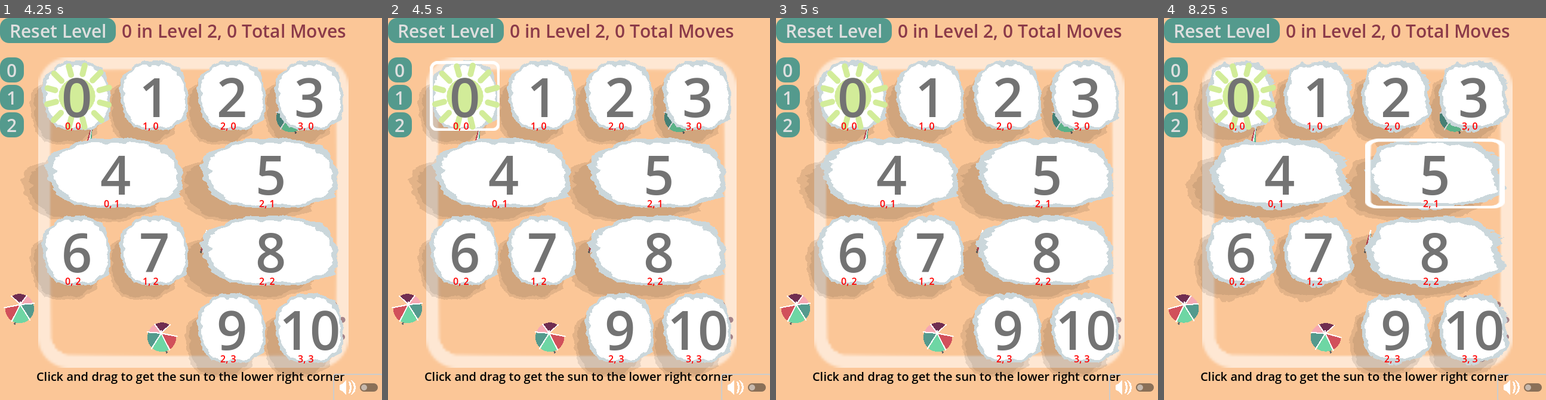
Above: before the commit, frames 1-4 (left to right).
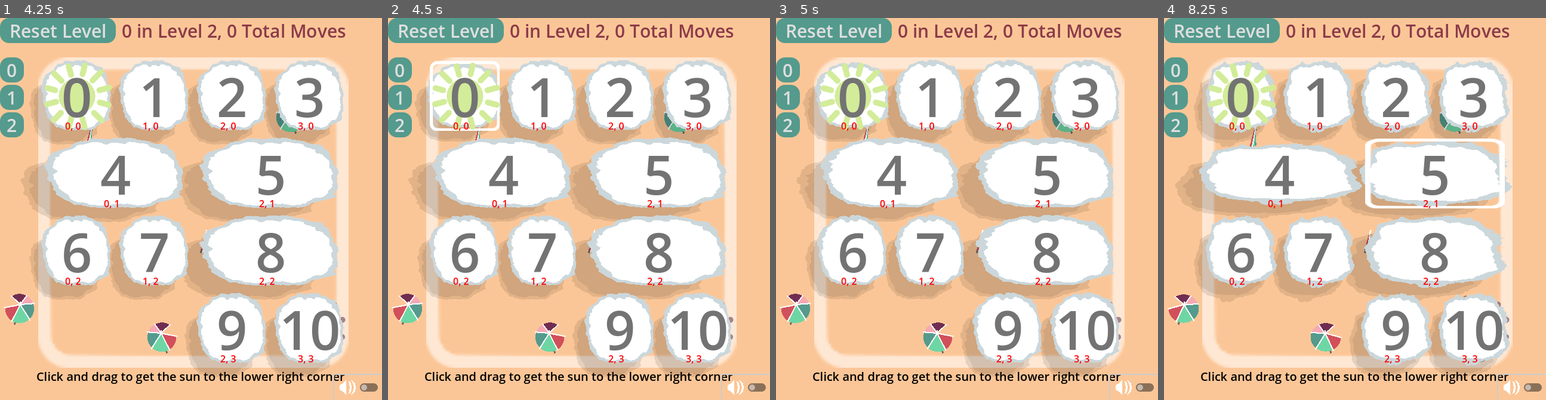
Above: after the commit, the same moments.

Repository: firelighted/comfyjam2026_slidingsun
Game: Godot game, scene res://scenes_scripts/main_2d.tscn
Two runs of this game, one before a commit and one after it. Both use one fixed random seed, a clock stepped at 60 frames per second and the inputs below. The engine's default icon, where the game draws it, is replaced by a stand-in: a white triangle on a blue panel in a dark square.
Inputs (mouse positions are in pixels of both pictures, inside the frame that each line leads up to):
- Up to frame 1 (4.25 s): click "0" at 0.5 s; click "1" at 1.25 s; click "2" at 2 s; click "Reset Level" at 2.75 s; click (359, 388) at 3.5 s
- Up to frame 2 (4.5 s): drag from (464, 94) to (621, 94) at 4.27 s
- Up to frame 3 (5 s): no input
- Up to frame 4 (8.25 s): drag from (1316, 94) to (1473, 94) at 5.02 s; move the mouse to (1397, 94) at 5.77 s; hold Right (ui_right) 5.78-6.5 s; click (1397, 94) at 5.92 s; drag from (1473, 94) to (1316, 94) at 6.52 s; drag from (1278, 174) to (1397, 94) at 7.27 s; drag from (1435, 174) to (1397, 94) at 8.02 s

Frame 1 is identical in both runs. In frame 2, 0.3% of the frame differs, in the area x 8-30%, y 10-33%; in frame 3, 0.4%; in frame 4, 2.9%, in the area x 4-92%, y 31-53%.

Commit message:
blippy trance bkgd music. animation on cloud move

Diff:
--- a/scenes_scripts/block.gd
+++ b/scenes_scripts/block.gd
@@ -92,8 +92,14 @@
 	$"../../../DEBUG_dragoffset".clear_points()
 	$"../../../DEBUG_dragoffset".add_point(get_global_mouse_position())
 	$"../../../DEBUG_dragoffset".add_point(global_position)
+	update_anim("selected")
 	just_selected.emit(self, block_id, grid_pos)
 
+func update_anim(animation, just_queue=false):
+	if just_queue:
+		$AnimationPlayer.queue(animation)
+	else:
+		$AnimationPlayer.play(animation)
 
 func end_drag(is_touch:bool=false):
 	var prev_pos = grid_pos
@@ -102,7 +108,11 @@
 
 	set_row_col_from_pos()
 	snap_to_position_from_row_col()
-
+	if prev_pos.x != grid_pos.x:
+		update_anim("impact_x")
+	else:
+		update_anim("impact_y")
+	update_anim("idle", true)
 	just_deselected.emit(self, prev_pos, grid_pos)
 
 func get_drag():
--- a/scenes_scripts/block.tscn
+++ b/scenes_scripts/block.tscn
@@ -49,6 +49,157 @@
 
 [sub_resource type="RectangleShape2D" id="RectangleShape2D_la4ts"]
 size = Vector2(130, 130)
+
+[sub_resource type="Animation" id="Animation_r03nd"]
+resource_name = "selected"
+length = 0.5
+loop_mode = 1
+step = 0.1
+tracks/0/type = "value"
+tracks/0/imported = false
+tracks/0/enabled = true
+tracks/0/path = NodePath("Clickable/base_texture:scale")
+tracks/0/interp = 1
+tracks/0/loop_wrap = true
+tracks/0/keys = {
+"times": PackedFloat32Array(0, 0.2, 0.4),
+"transitions": PackedFloat32Array(1, 1, 1),
+"update": 0,
+"values": [Vector2(1, 1), Vector2(1.1, 0.9), Vector2(0.9, 1.1)]
+}
+tracks/1/type = "value"
+tracks/1/imported = false
+tracks/1/enabled = true
+tracks/1/path = NodePath("Clickable/shadow:scale")
+tracks/1/interp = 1
+tracks/1/loop_wrap = true
+tracks/1/keys = {
+"times": PackedFloat32Array(0, 0.2, 0.4),
+"transitions": PackedFloat32Array(1, 1, 1),
+"update": 0,
+"values": [Vector2(1, 1), Vector2(1.1, 0.9), Vector2(0.9, 1.1)]
+}
+
+[sub_resource type="Animation" id="Animation_vibqv"]
+length = 0.001
+tracks/0/type = "value"
+tracks/0/imported = false
+tracks/0/enabled = true
+tracks/0/path = NodePath("Clickable/base_texture:scale")
+tracks/0/interp = 1
+tracks/0/loop_wrap = true
+tracks/0/keys = {
+"times": PackedFloat32Array(0),
+"transitions": PackedFloat32Array(1),
+"update": 0,
+"values": [Vector2(1, 1)]
+}
+tracks/1/type = "value"
+tracks/1/imported = false
+tracks/1/enabled = true
+tracks/1/path = NodePath("Clickable/shadow:scale")
+tracks/1/interp = 1
+tracks/1/loop_wrap = true
+tracks/1/keys = {
+"times": PackedFloat32Array(0),
+"transitions": PackedFloat32Array(1),
+"update": 0,
+"values": [Vector2(1, 1)]
+}
+
+[sub_resource type="Animation" id="Animation_qa8cg"]
+resource_name = "idle"
+loop_mode = 2
+step = 0.1
+tracks/0/type = "value"
+tracks/0/imported = false
+tracks/0/enabled = true
+tracks/0/path = NodePath("Clickable/shadow:scale")
+tracks/0/interp = 1
+tracks/0/loop_wrap = true
+tracks/0/keys = {
+"times": PackedFloat32Array(0.3),
+"transitions": PackedFloat32Array(1),
+"update": 0,
+"values": [Vector2(1, 1)]
+}
+tracks/1/type = "value"
+tracks/1/imported = false
+tracks/1/enabled = true
+tracks/1/path = NodePath("Clickable/shadow:scale")
+tracks/1/interp = 1
+tracks/1/loop_wrap = true
+tracks/1/keys = {
+"times": PackedFloat32Array(0.3),
+"transitions": PackedFloat32Array(1),
+"update": 0,
+"values": [Vector2(1, 1)]
+}
+
+[sub_resource type="Animation" id="Animation_wsmhc"]
+resource_name = "impact_x"
+step = 0.1
+tracks/0/type = "value"
+tracks/0/imported = false
+tracks/0/enabled = true
+tracks/0/path = NodePath("Clickable/base_texture:scale")
+tracks/0/interp = 1
+tracks/0/loop_wrap = true
+tracks/0/keys = {
+"times": PackedFloat32Array(0.1, 0.3, 0.5, 0.7, 1),
+"transitions": PackedFloat32Array(1, 1, 1, 1, 1),
+"update": 0,
+"values": [Vector2(0.7, 1.3), Vector2(1.1, 0.9), Vector2(0.7, 1.3), Vector2(1.1, 0.9), Vector2(1, 1)]
+}
+tracks/1/type = "value"
+tracks/1/imported = false
+tracks/1/enabled = true
+tracks/1/path = NodePath("Clickable/shadow:scale")
+tracks/1/interp = 1
+tracks/1/loop_wrap = true
+tracks/1/keys = {
+"times": PackedFloat32Array(0.1, 0.3, 0.5, 0.7, 1),
+"transitions": PackedFloat32Array(1, 1, 1, 1, 1),
+"update": 0,
+"values": [Vector2(0.7, 1.3), Vector2(1.1, 0.9), Vector2(0.7, 1.3), Vector2(1.1, 0.9), Vector2(1, 1)]
+}
+
+[sub_resource type="Animation" id="Animation_75mls"]
+resource_name = "impact_y"
+step = 0.1
+tracks/0/type = "value"
+tracks/0/imported = false
+tracks/0/enabled = true
+tracks/0/path = NodePath("Clickable/base_texture:scale")
+tracks/0/interp = 1
+tracks/0/loop_wrap = true
+tracks/0/keys = {
+"times": PackedFloat32Array(0.1, 0.3, 0.5, 0.9),
+"transitions": PackedFloat32Array(1, 1, 1, 1),
+"update": 0,
+"values": [Vector2(1.3, 0.7), Vector2(0.9, 1.1), Vector2(1.2, 0.8), Vector2(1, 1)]
+}
+tracks/1/type = "value"
+tracks/1/imported = false
+tracks/1/enabled = true
+tracks/1/path = NodePath("Clickable/shadow:scale")
+tracks/1/interp = 1
+tracks/1/loop_wrap = true
+tracks/1/keys = {
+"times": PackedFloat32Array(0.1, 0.3, 0.5, 0.9),
+"transitions": PackedFloat32Array(1, 1, 1, 1),
+"update": 0,
+"values": [Vector2(1.3, 0.7), Vector2(0.9, 1.1), Vector2(1.2, 0.8), Vector2(1, 1)]
+}
+
+[sub_resource type="AnimationLibrary" id="AnimationLibrary_uxs0r"]
+_data = {
+"RESET": SubResource("Animation_vibqv"),
+"idle": SubResource("Animation_qa8cg"),
+"impact_x": SubResource("Animation_wsmhc"),
+"impact_y": SubResource("Animation_75mls"),
+"selected": SubResource("Animation_r03nd")
+}
 
 [node name="Block" type="CharacterBody2D"]
 light_mask = 0
@@ -145,6 +296,11 @@
 
 [node name="AudioStreamPlayer2D" type="AudioStreamPlayer2D" parent="."]
 
+[node name="AnimationPlayer" type="AnimationPlayer" parent="."]
+libraries = {
+"": SubResource("AnimationLibrary_uxs0r")
+}
+
 [connection signal="input_event" from="Clickable" to="." method="_on_clickable_input_event"]
 [connection signal="pressed" from="CanvasLayer/TouchScreenButton" to="." method="_on_touch_screen_button_pressed"]
 [connection signal="released" from="CanvasLayer/TouchScreenButton" to="." method="_on_touch_screen_button_released"]
--- a/scenes_scripts/main_2d.tscn
+++ b/scenes_scripts/main_2d.tscn
@@ -11,7 +11,7 @@
 [ext_resource type="PackedScene" uid="uid://ulc42eij556j" path="res://scenes_scripts/ui_foreground.tscn" id="8_fc2fl"]
 [ext_resource type="PackedScene" uid="uid://clgx4aqsks4fq" path="res://scenes_scripts/wind_sprite.tscn" id="8_yu60x"]
 [ext_resource type="Texture2D" uid="uid://b85smg7sqfd8o" path="res://images/icons/sound_icon.png" id="10_2rmo8"]
-[ext_resource type="AudioStream" uid="uid://yvy8okxxxoi4" path="res://audio/Canon in D for Two Harps.mp3" id="12_i2xll"]
+[ext_resource type="AudioStream" uid="uid://dd0ubclm2hp7h" path="res://audio/Blippy Trance.mp3" id="12_7fj5o"]
 
 [sub_resource type="RectangleShape2D" id="RectangleShape2D_lnwij"]
 size = Vector2(45, 615)
@@ -156,7 +156,7 @@
 flat = true
 
 [node name="BkgdMusicPlayer" type="AudioStreamPlayer2D" parent="."]
-stream = ExtResource("12_i2xll")
+stream = ExtResource("12_7fj5o")
 parameters/looping = true
 
 [node name="SFXPlayer" type="AudioStreamPlayer2D" parent="."]
Not shown: 1 places in scenes_scripts/block.tscn that only renumber resources
Not shown, added: audio/Blippy Trance.mp3
Not shown, changed: audio/Canon in D for Two Harps.mp3
